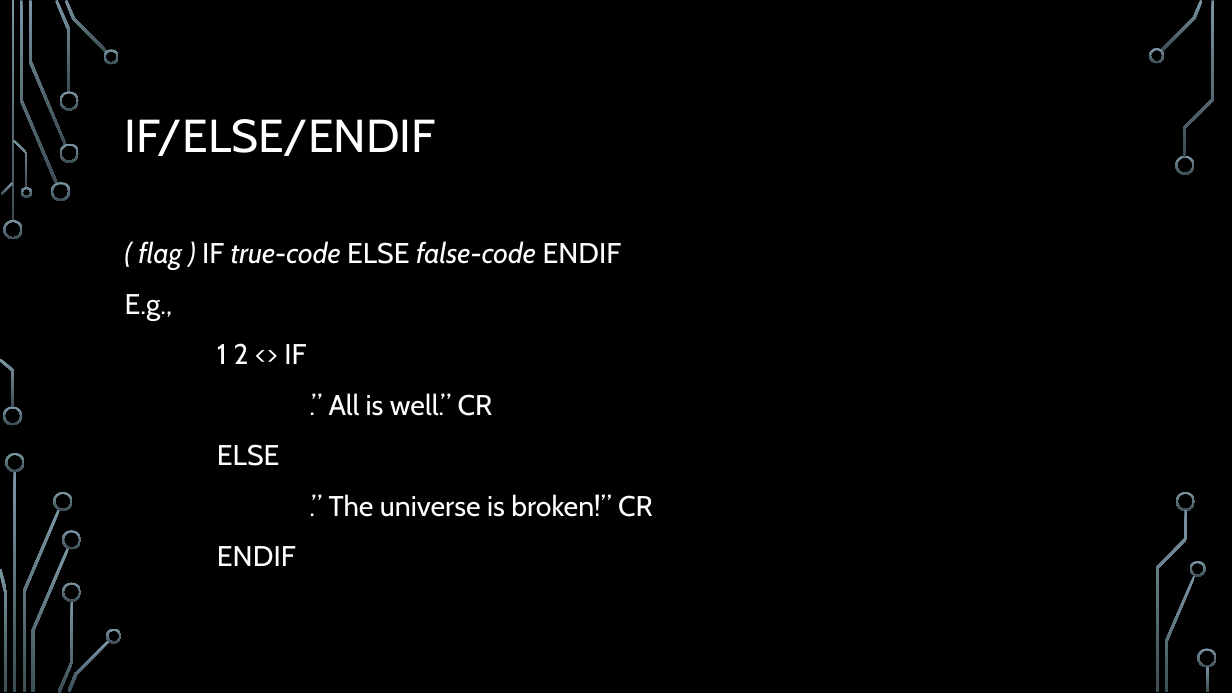
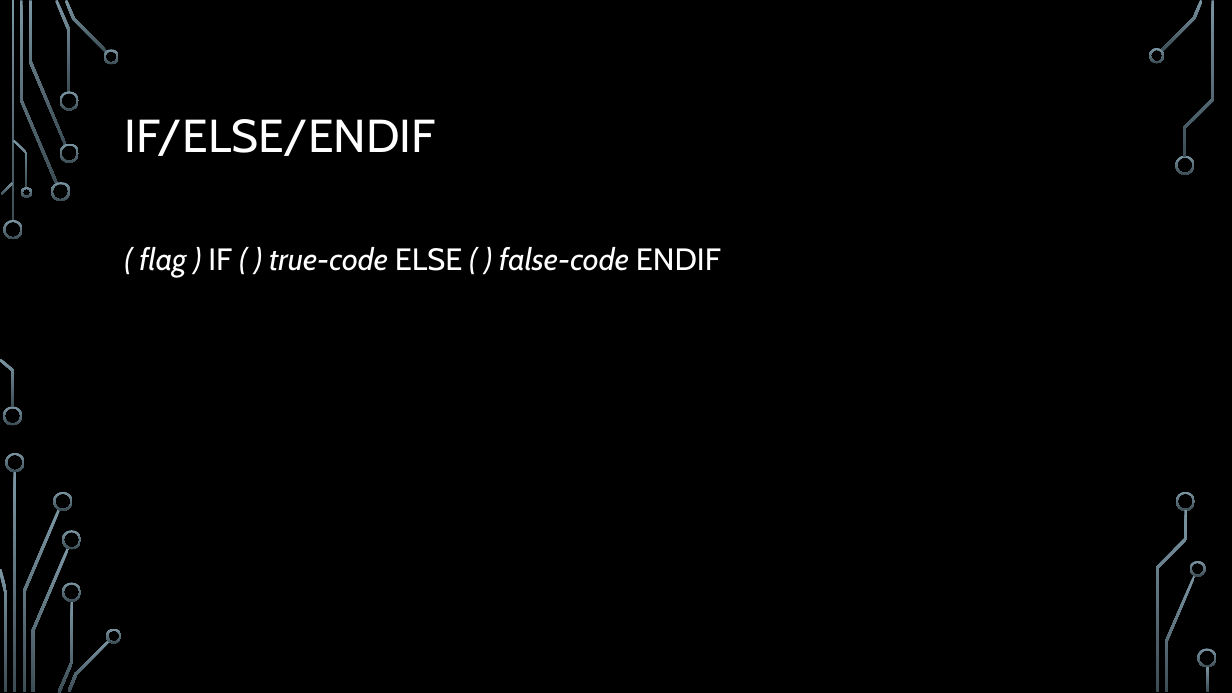
Before and after one commit to djohn833/forth-presentation, a slide deck: slide 34 of presentation/Intro to Forth.pptx (slide 33 before the commit). Drawn at 1232x693 pixels with LibreOffice and Linux fonts; fonts in the diff are those of the drawing; background and template pictures are left out. Boxes give left, top, right and bottom in pixels: in the first picture for what was removed or moved away, otherwise in the second. Text is boxed around its words. In the diff, an @@ line names an element or a change of style, - is before the commit and + after.

```diff
--- a/presentation/Intro to Forth.pptx
+++ b/presentation/Intro to Forth.pptx
@@ text at <box>139,247,721,276</box>: text changed; size 22.2 to 24 pt; italic on @@
-( flag ) IF true-code ELSE false-code ENDIF
-E.g.,
-1 2 <> IF
-.” All is well.” CR
-ELSE
-.” The universe is broken!” CR
-ENDIF
+( flag ) IF ( ) true-code ELSE ( ) false-code ENDIF
```
Also in this commit, not shown: 5 other slides changed, 1 slide added, 3 other files.
